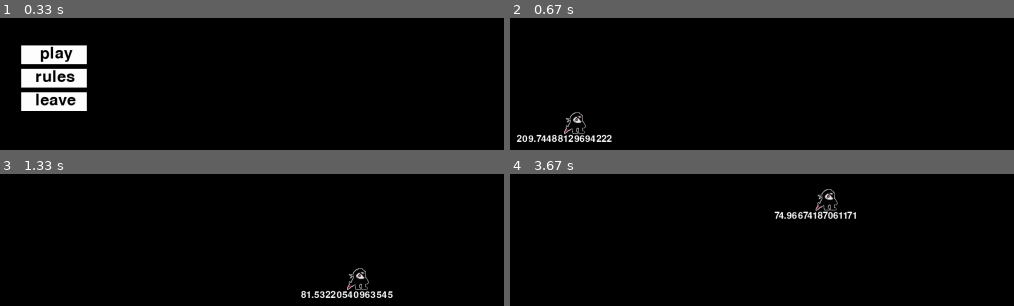
Above: before the commit, frames 1-4 (two rows, left to right).
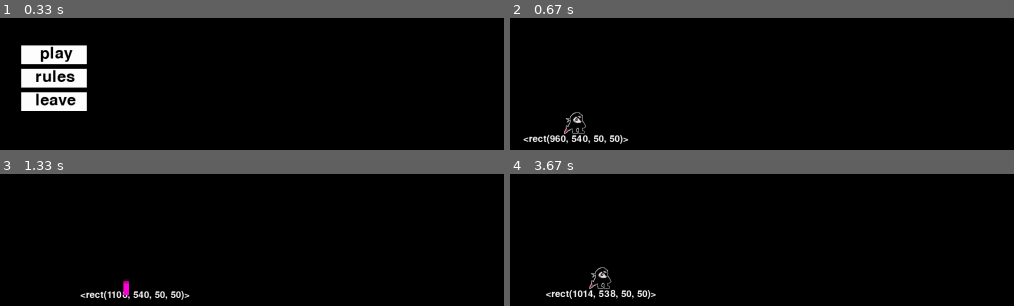
Above: after the commit, the same moments.

Repository: myatnyi/pygame-project
Game: pygame game, started from main.py
Two runs of this game, one before a commit and one after it. Both use one fixed random seed, a clock stepped at 60 frames per second and the inputs below.
Inputs (mouse positions are in pixels of both pictures, inside the frame that each line leads up to):
- Up to frame 1 (0.33 s): no input
- Up to frame 2 (0.67 s): tap Space at 0.33 s
- Up to frame 3 (1.33 s): press the mouse at (outside the picture) at 0.7 s; move the mouse to (282, 267) at 0.8 s; release the mouse at (outside the picture) at 0.93 s; hold Right from 1 s (still down)
- Up to frame 4 (3.67 s): release Right at 1.47 s; hold Up 1.5-1.8 s; hold Right 1.83-2.3 s; hold Left 2.33-2.87 s; hold Down 2.9-3.2 s; hold Left 3.23-3.63 s

Frame 1 is identical in both runs. In frame 2, 0.9% of the frame differs, in the area x 1-24%, y 88-96%; in frame 3, 1.8%; in frame 4, 2.0%, in the area x 7-69%, y 11-95%.

Commit message:
анимация хождения и стояния хдд заготовка к bounce анимации хождения минорные мини приколы

Diff:
--- a/main.py
+++ b/main.py
@@ -4,7 +4,7 @@
 import math
 from enum import Enum
 
-FPS = 50
+FPS = 60
 pygame.init()
 pygame.display.set_caption('Жока и бока')
 size = WIDTH, HEIGHT = 1920, 1080
@@ -23,11 +23,10 @@
 
 
 class Entity(pygame.sprite.Sprite):
-    def __init__(self, img_name, columns, rows, x, y, all_sprites):
+    def __init__(self, prev_img, x, y, all_sprites):
         super().__init__(all_sprites)
-        self.frames = []
-        self.img = self.load_image(img_name)
-        self.cut_sheet(self.img, columns, rows)
+        self.img = self.load_image(prev_img)
+        self.frames = self.cut_sheet(self.img, 1, 1)
         self.cur_frame = 0
         self.image = self.frames[self.cur_frame]
         self.rect = self.rect.move(x, y)
@@ -40,33 +39,36 @@
         return image
 
     def cut_sheet(self, img_name, columns, rows):
+        frames = []
         self.rect = pygame.Rect(0, 0, img_name.get_width() // columns,
                                 img_name.get_height() // rows)
         for j in range(rows):
             for i in range(columns):
                 frame_location = (self.rect.w * i, self.rect.h * j)
-                self.frames.append(img_name.subsurface(pygame.Rect(
+                frames.append(img_name.subsurface(pygame.Rect(
                     frame_location, self.rect.size)))
+        return frames
 
     def update(self):
-        self.change_frame()
-
-    def change_frame(self):
-        self.cur_frame = (self.cur_frame + 1) % len(self.frames)
-        self.image = self.frames[self.cur_frame]
+        self.change_frame(self.frames, 1)
+
+    def change_frame(self, frames, speed_coef):
+        self.cur_frame = (self.cur_frame + speed_coef) % len(frames)
+        self.image = frames[math.trunc(self.cur_frame)]
 
 
 class MovementObject(Entity):
-    def __init__(self, img_name, columns, rows, x, y, all_sprites):
-        super().__init__(img_name, columns, rows, x, y, all_sprites)
-        self.MAX_SPEED = 50
-        self.ACCELERATION = 5
-        self.FRICTION = 0.9
+    def __init__(self, prev_img, x, y, all_sprites):
+        super().__init__(prev_img, x, y, all_sprites)
+        self.MAX_SPEED = 0
+        self.ACCELERATION = 0
+        self.FRICTION = 0
+        self.GRAVITY = 0
         self.direction = pygame.math.Vector2(0, 0)
         self.velocity = pygame.math.Vector2(0, 0)
 
     def update(self):
-        self.change_frame()
+        self.change_frame(self.frames, 1)
         self.move_towards()
 
     def move_towards(self):
@@ -77,14 +79,29 @@
                 self.velocity.scale_to_length(self.MAX_SPEED)
         elif self.velocity.length() != 0:
             self.velocity.scale_to_length(math.trunc(self.velocity.length() * self.FRICTION))
-        self.rect.x += self.velocity.x
-        self.rect.y += self.velocity.y
+        self.rect = self.rect.move(self.velocity.x, self.velocity.y)
 
 
 class Player(MovementObject):
-    def __init__(self, img_name, columns, rows, x, y, all_sprites):
-        super().__init__(img_name, columns, rows, x, y, all_sprites)
-        self.state = PlayerSM.IDLE
+    def __init__(self, prev_img,  x, y, all_sprites):
+        # загрузка анимаций
+        idle_img = self.load_image('chr.png')
+        self.idle_sheet = self.cut_sheet(idle_img, 1, 1)
+        walk_img = self.load_image('chr-walk.png')
+        self.walk_sheet = self.cut_sheet(walk_img, 5, 1)
+        attack_img = self.load_image('')
+        self.attack_sheet = self.cut_sheet(attack_img, 1, 1)
+        shield_img = self.load_image('')
+        self.shield_sheet = self.cut_sheet(shield_img, 1, 1)
+        roll_img = self.load_image('')
+        self.roll_sheet = self.cut_sheet(roll_img, 1, 1)
+        # инит
+        super().__init__(prev_img, x, y, all_sprites)
+        self.state = PlayerSM.IDLE
+        self.MAX_SPEED = 8
+        self.ACCELERATION = 2
+        self.FRICTION = 0.9
+        self.GRAVITY = 0.9
 
     def update(self):
         match self.state:
@@ -106,6 +123,7 @@
                 self.attack_animation()
             case PlayerSM.SHIELD:
                 self.shield_animation()
+        self.rect = self.rect.move(0, 0)
 
 # функции состояний
     def move_towards(self):
@@ -117,16 +135,19 @@
         button = pygame.mouse.get_pressed()
         if button[0]:
             self.state = PlayerSM.ATTACK
+            self.cur_frame = 0
 
     def shield(self):
         button = pygame.mouse.get_pressed()
         if button[2]:
             self.state = PlayerSM.SHIELD
+            self.cur_frame = 0
 
     def roll(self):
         keys = pygame.key.get_pressed()
         if keys[pygame.K_SPACE]:
             self.state = PlayerSM.ROLL
+            self.cur_frame = 0
 
     def calculate_direction(self):
         key = pygame.key.get_pressed()
@@ -137,12 +158,7 @@
         self.direction = pygame.Vector2(right - left, down - up)
         if self.direction.length() == 0:
             self.state = PlayerSM.IDLE
-
-    def calculate_degree(self, vector):
-        coef = 0
-        if vector.y < 0:
-            coef = 360
-        return math.atan2(vector.y, vector.x) * 180 / math.pi + coef
+            self.cur_frame = 0
 
     def mouse_degree(self):
         mouse_pos = pygame.mouse.get_pos()
@@ -150,26 +166,30 @@
         vector = pygame.math.Vector2(pos)
         if vector.length() != 0:
             vector = vector.normalize()
-        return self.calculate_degree(vector)
+        return math.atan2(vector.y, vector.x) * 180 / math.pi + (360 if vector.y < 0 else 0)
 
 # анимации к состояниям
     def idle_animation(self):
-        pass
+        self.change_frame(self.idle_sheet, 1)
 
     def walk_animation(self):
-        pass
+        self.change_frame(self.walk_sheet, 0.2)
+
 
     def attack_animation(self):
         # код
         self.state = PlayerSM.IDLE
+        self.cur_frame = 0
 
     def roll_animation(self):
         # код
         self.state = PlayerSM.IDLE
+        self.cur_frame = 0
 
     def shield_animation(self):
         # код
         self.state = PlayerSM.IDLE
+        self.cur_frame = 0
 
 
 def terminate():
@@ -230,7 +250,7 @@
 def game():
     all_sprites = pygame.sprite.Group()
     font = pygame.font.Font(None, 30)
-    player = Player('chr.png', 1, 1, WIDTH // 2, HEIGHT // 2, all_sprites)
+    player = Player('chr.png', WIDTH // 2, HEIGHT // 2, all_sprites)
     while True:
         for event in pygame.event.get():
             if event.type == pygame.QUIT or event.type == pygame.KEYDOWN and event.key == pygame.K_ESCAPE:
@@ -240,10 +260,10 @@
         all_sprites.update()
 
         if DEBUG:
-            string_rendered = font.render(str(player.mouse_degree()), True, 'white')
+            string_rendered = font.render(str(player.rect), True, 'white')
             intro_rect = string_rendered.get_rect()
             intro_rect.top = player.rect.y + 50
-            intro_rect.x = player.rect.x - intro_rect.width // 2
+            intro_rect.x = player.rect.x + player.rect.width // 2 - intro_rect.width // 2
             screen.blit(string_rendered, intro_rect)
         all_sprites.draw(screen)
         pygame.display.flip()
